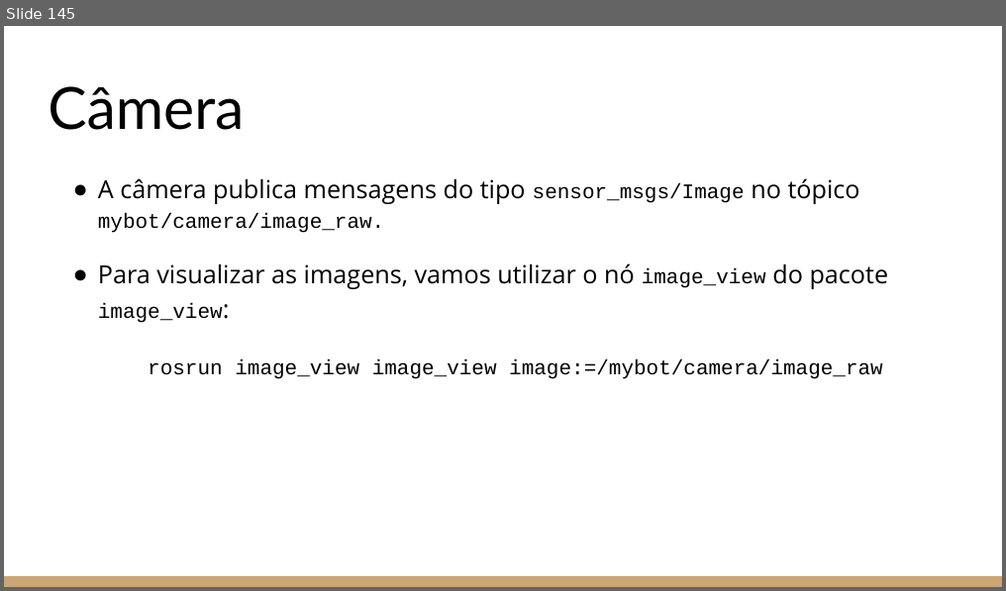
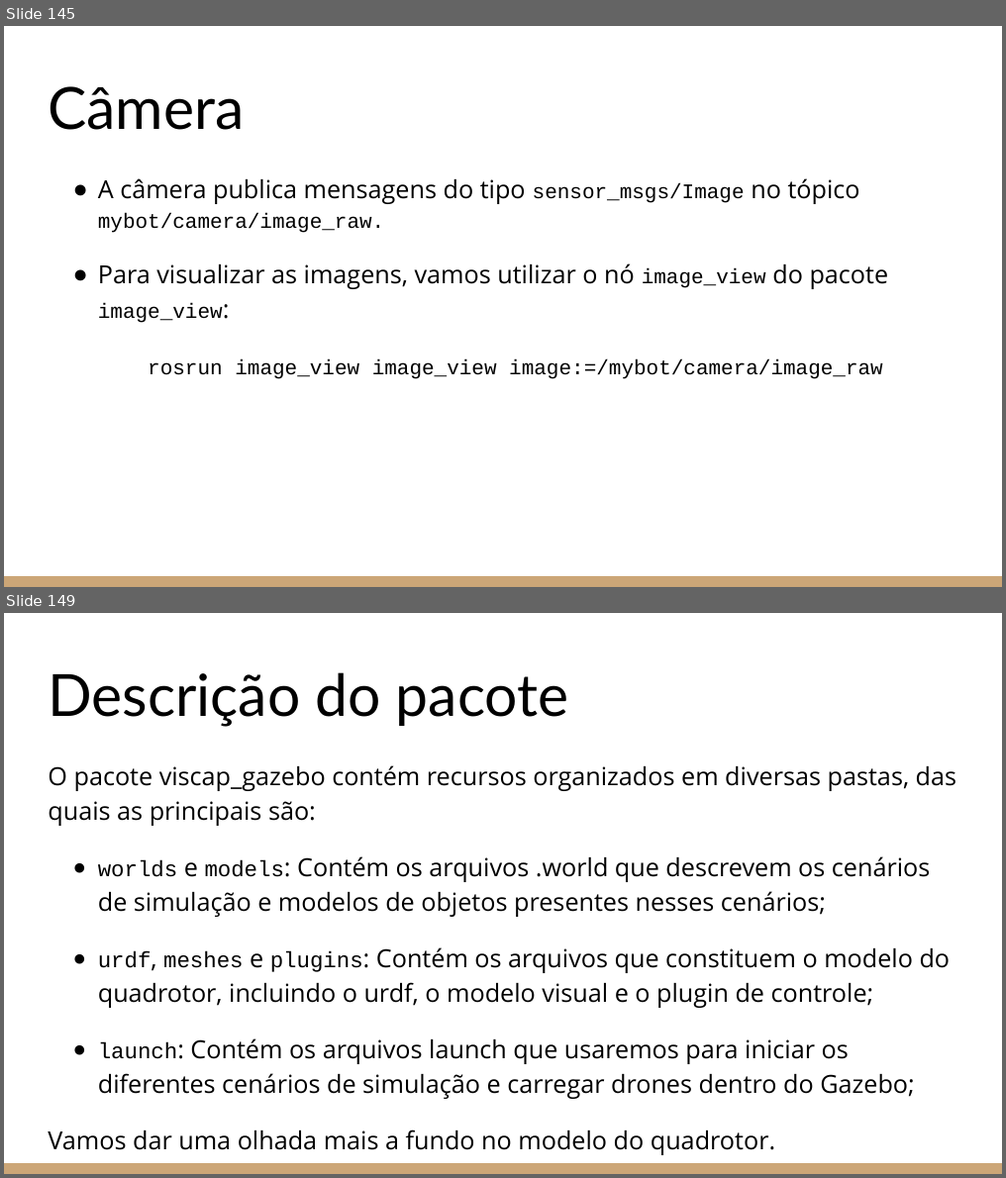
Before and after one commit to Leledj/ros_e_gazebo, a slide deck: Introdução ao ROS e ao Gazebo.pptx. Shown one above the other, each under a label of ours: slide 145 before the commit, slides 145 and 149 after it; the slides between them are not shown. The pictures are 1006x591 and 1006x1178 pixels, drawn with LibreOffice and Linux fonts; fonts in the diff are those of the drawing. Boxes give left, top, right and bottom in pixels: in the first picture for what was removed or moved away, otherwise in the second. Text is boxed around its words. In the diff, an @@ line names an element or a change of style, - is before the commit and + after.

```diff
--- a/Introdução ao ROS e ao Gazebo.pptx
+++ b/Introdução ao ROS e ao Gazebo.pptx
@@ slide 149 added at (x1=4, y1=613, x2=1002, y2=1174), background #FFFFFF; not listed: 1 template element that a slide beside it also shows @@
@@ title added at (x1=48, y1=672, x2=568, y2=727), 42 pt, text #000000 @@
+Descrição do pacote
@@ text added at (x1=48, y1=765, x2=956, y2=1156), 18 pt, text #000000 @@
+O pacote viscap_gazebo contém recursos organizados em diversas pastas, das quais as principais são:
+● worlds e models: Contém os arquivos .world que descrevem os cenários de simulação e modelos de objetos presentes nesses cenários;
+● urdf, meshes e plugins: Contém os arquivos que constituem o modelo do quadrotor, incluindo o urdf, o modelo visual e o plugin de controle;
+● launch: Contém os arquivos launch que usaremos para iniciar os diferentes cenários de simulação e carregar drones dentro do Gazebo;
+Vamos dar uma olhada mais a fundo no modelo do quadrotor.
```
Also in this commit, not shown: 48 other slides added, 2 other files.
